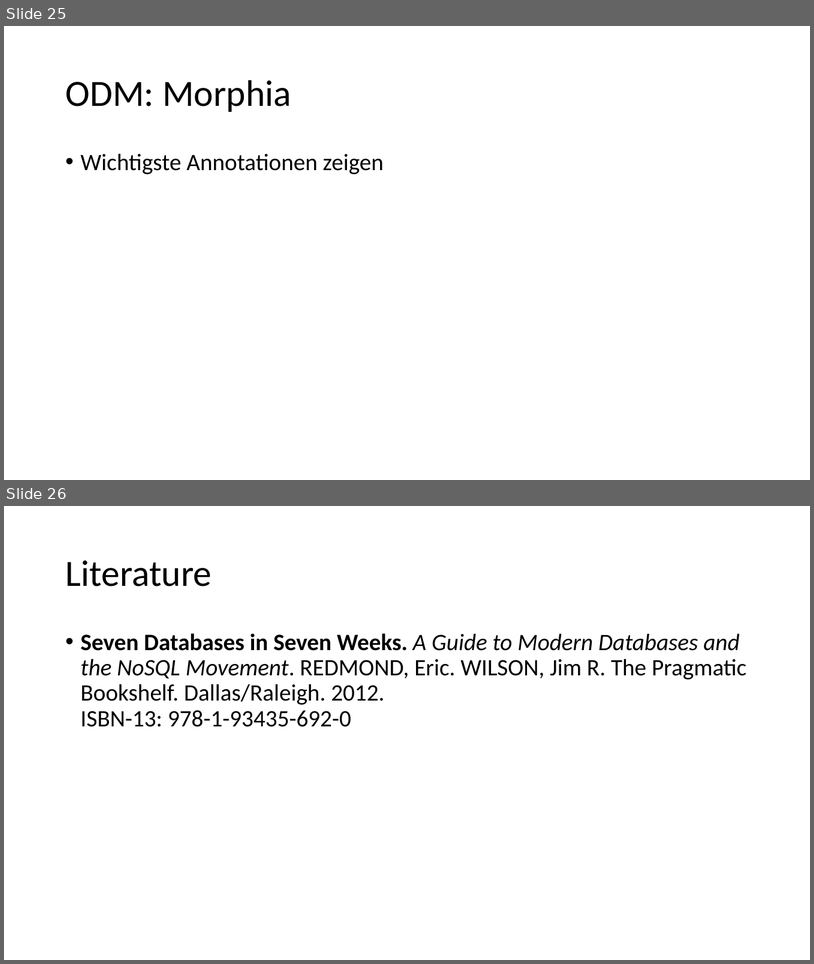
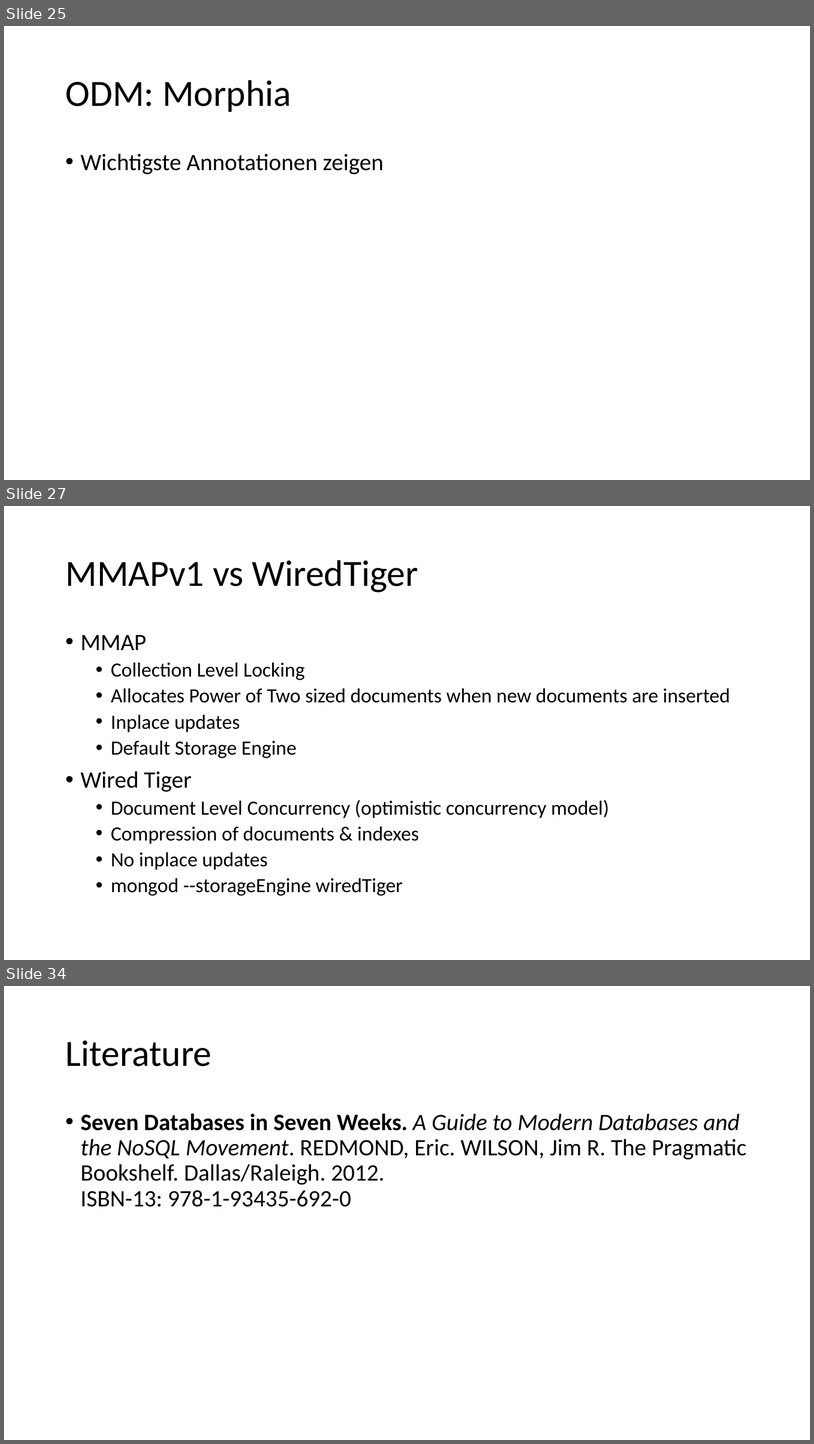
Before and after one commit to tiefenauer/m101j, a slide deck: m101j.pptx. Shown one above the other, each under a label of ours: slides 25 and 26 before the commit, slides 25, 27 and 34 after it; the slides between them are not shown. The pictures are 814x964 and 814x1444 pixels, drawn with LibreOffice and Linux fonts; fonts in the diff are those of the drawing. Boxes give left, top, right and bottom in pixels: in the first picture for what was removed or moved away, otherwise in the second. Text is boxed around its words. In the diff, an @@ line names an element or a change of style, - is before the commit and + after.

```diff
--- a/m101j.pptx
+++ b/m101j.pptx
@@ slide 27 added at (4, 506, 810, 960), background #FFFFFF @@
@@ title added at (65, 560, 419, 592), 44 pt, text #000000 @@
+MMAPv1 vs WiredTiger
@@ text added at (81, 635, 731, 895), 24 pt, text #000000 @@
+• MMAP
+  • Collection Level Locking
+  • Allocates Power of Two sized documents when new documents are inserted
+  • Inplace updates
+  • Default Storage Engine
+• Wired Tiger
+  • Document Level Concurrency (optimistic concurrency model)
+  • Compression of documents & indexes
+  • No inplace updates
+  • mongod --storageEngine wiredTiger
@@ what was slide 26 is now slide 34 @@
```
Also in this commit, not shown: 1 slide changed, 7 other slides added.
